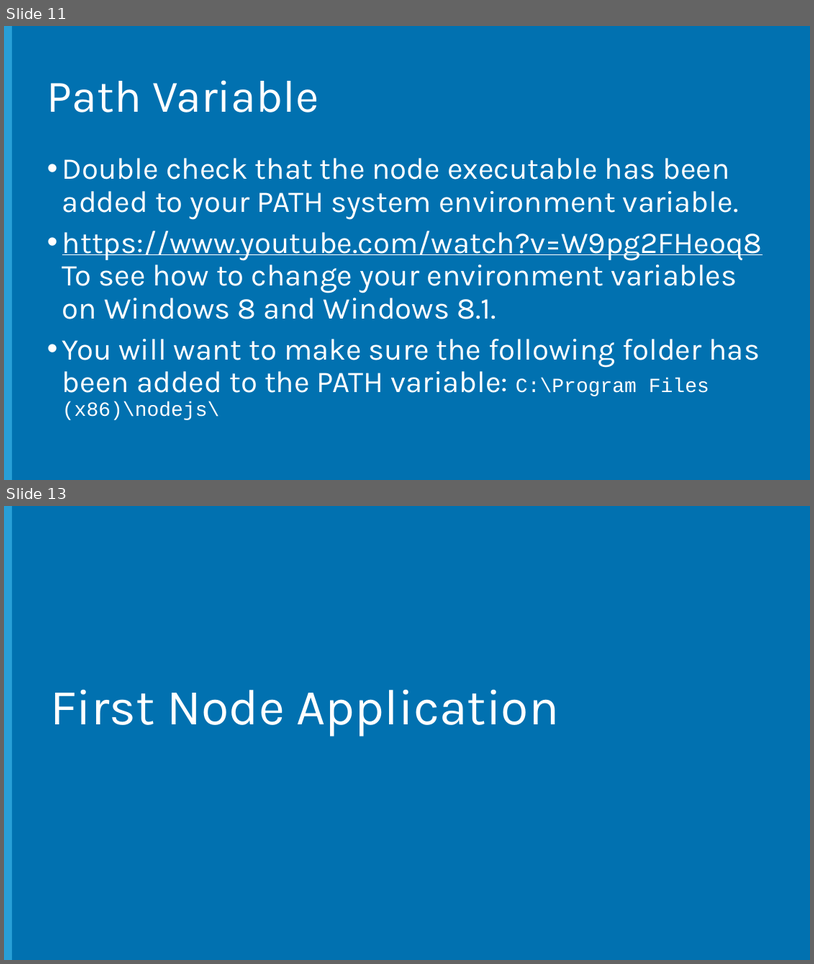
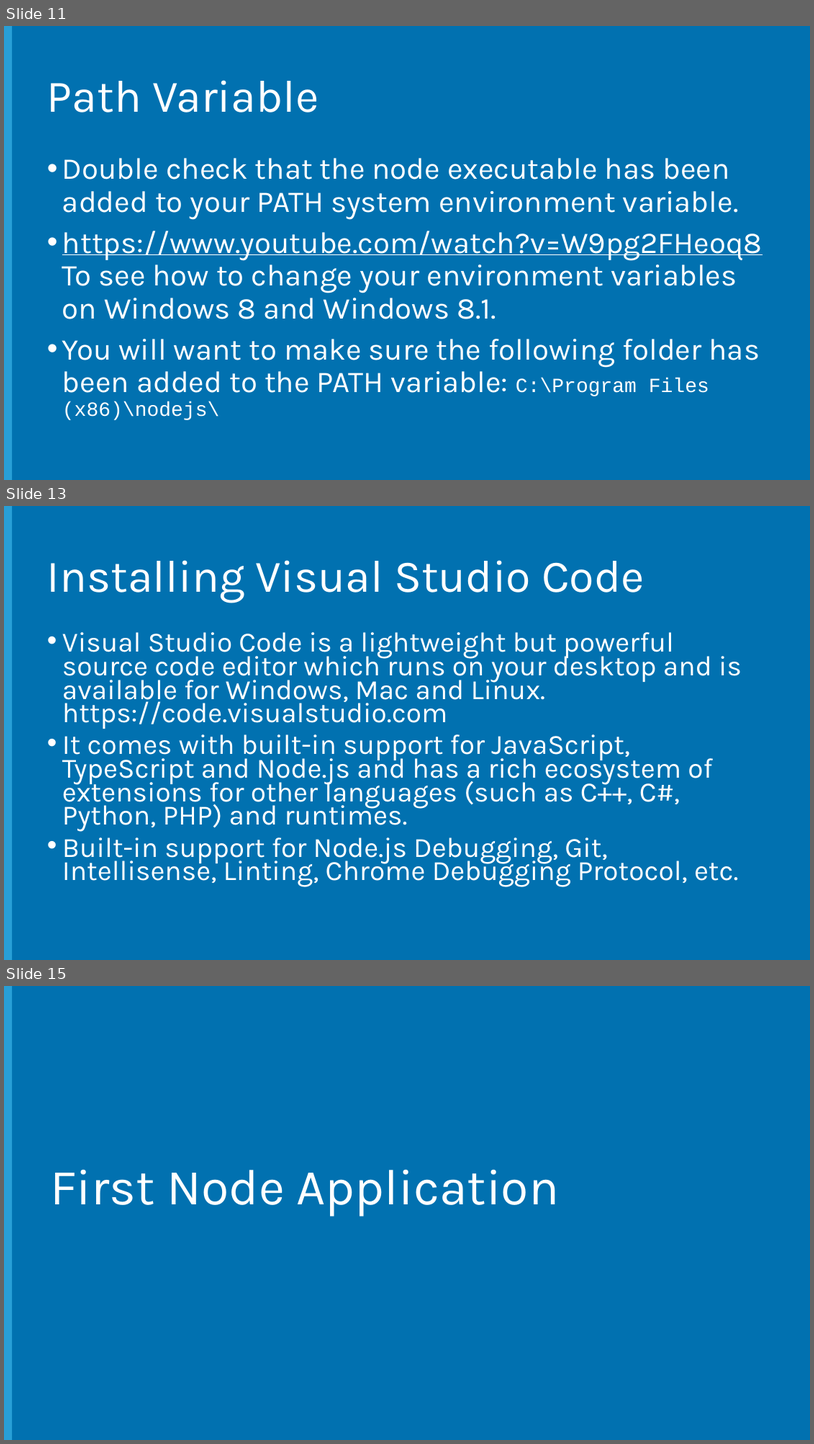
Before and after one commit to Microsoft-Web/NodeCamp, a slide deck: Presentation/IntroToNodeJS/IntroToNodeJS.pptx. Shown one above the other, each under a label of ours: slides 11 and 13 before the commit, slides 11, 13 and 15 after it; the slides between them are not shown. The pictures are 814x964 and 814x1444 pixels, drawn with LibreOffice and Linux fonts; fonts in the diff are those of the drawing; background and template pictures are left out. Boxes give left, top, right and bottom in pixels: in the first picture for what was removed or moved away, otherwise in the second. Text is boxed around its words. In the diff, an @@ line names an element or a change of style, - is before the commit and + after.

Commit message:
Updated stats on node, new ways to install node, release model, vs code, etc.

```diff
--- a/Presentation/IntroToNodeJS/IntroToNodeJS.pptx
+++ b/Presentation/IntroToNodeJS/IntroToNodeJS.pptx
@@ slide 13 added at (4, 506, 810, 960), background #0171B0; not listed: 1 template element that a slide beside it also shows @@
@@ title added at (47, 560, 645, 603), 54 pt, text #FFFFFF @@
+Installing Visual Studio Code
@@ text added at (62, 632, 742, 887), 33.3 pt, text #FFFFFF @@
+• Visual Studio Code is a lightweight but powerful source code editor which runs on your desktop and is available for Windows, Mac and Linux. https://code.visualstudio.com
+• It comes with built-in support for JavaScript, TypeScript and Node.js and has a rich ecosystem of extensions for other languages (such as C++, C#, Python, PHP) and runtimes.
+• Built-in support for Node.js Debugging, Git, Intellisense, Linting, Chrome Debugging Protocol, etc.
@@ what was slide 13 is now slide 15 @@
```
Also in this commit, not shown: 2 slides changed, 2 other slides added, 2 slides removed, 1 other file.
